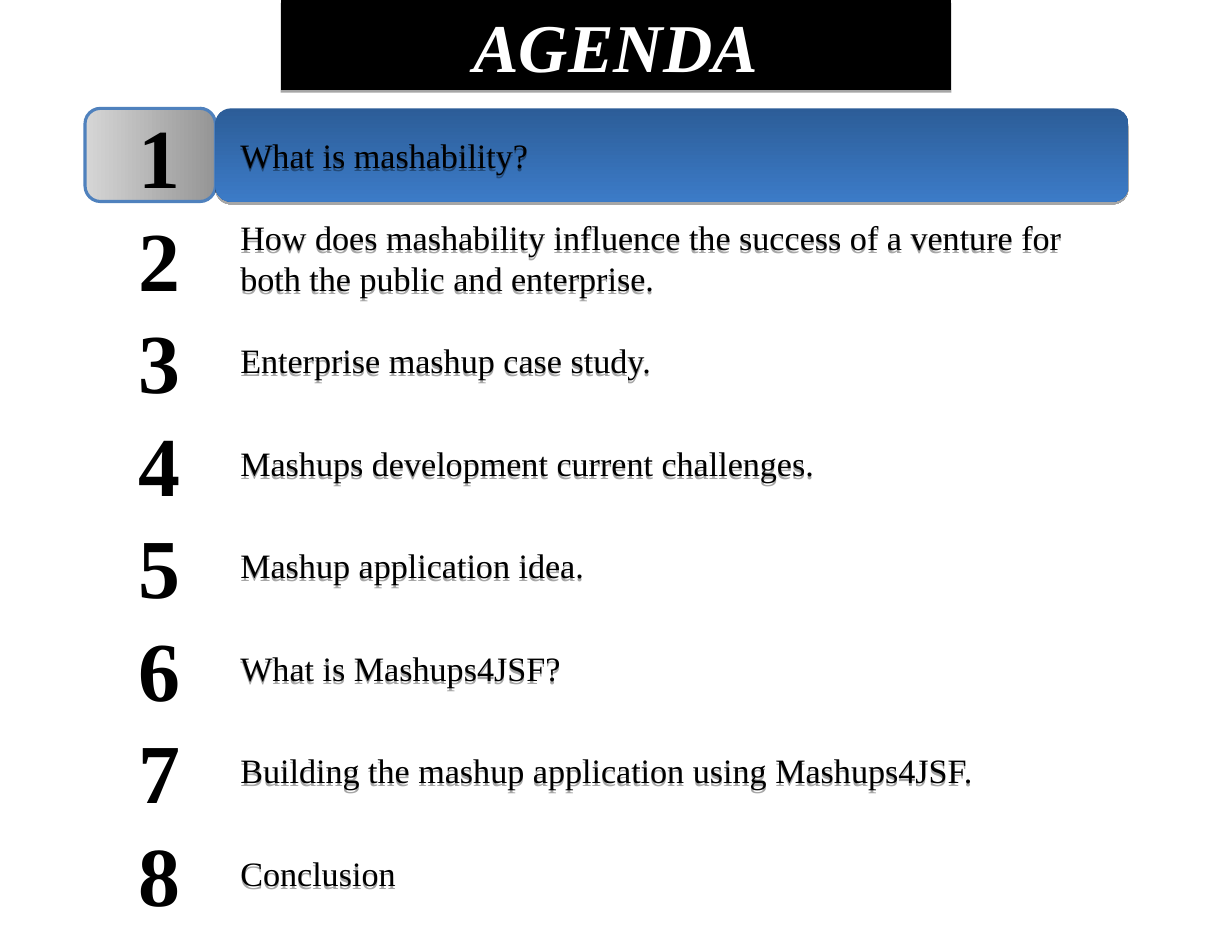
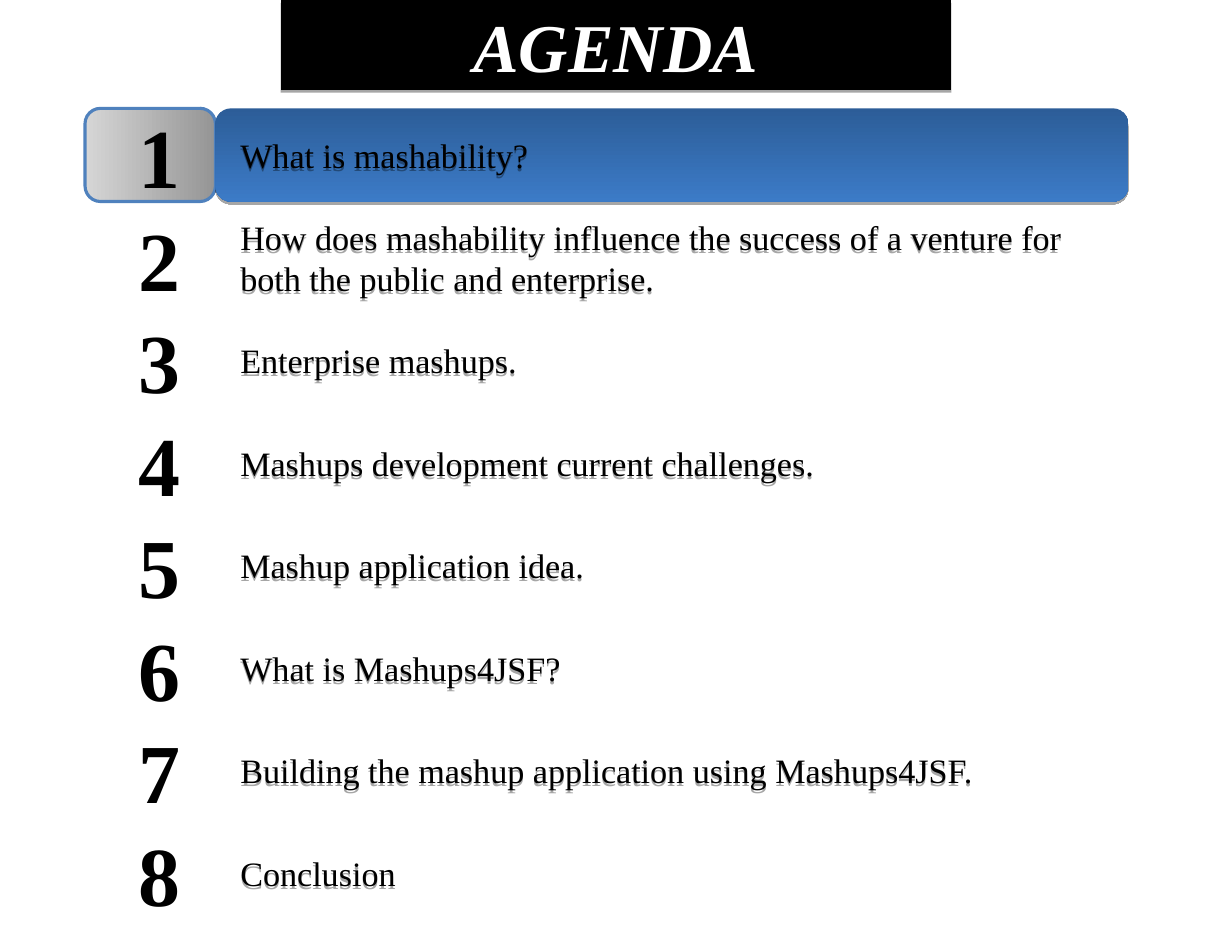
Before and after one commit to demo007/mashups4jsf, a slide deck: slide 3 of overview-architecture/JavaOne-2010/S314070_BURNS_SALEH_MASHUPS.odp. Drawn at 1232x925 pixels with LibreOffice and Linux fonts; fonts in the diff are those of the drawing. Boxes give left, top, right and bottom in pixels: in the first picture for what was removed or moved away, otherwise in the second. Text is boxed around its words. In the diff, an @@ line names an element or a change of style, - is before the commit and + after.

```diff
--- a/overview-architecture/JavaOne-2010/S314070_BURNS_SALEH_MASHUPS.odp
+++ b/overview-architecture/JavaOne-2010/S314070_BURNS_SALEH_MASHUPS.odp
@@ text in free at bbox=[240, 349, 517, 383]: text changed @@
-Enterprise mashup case study.
+Enterprise mashups.
```
Also in this commit, not shown: 11 other slides changed, 3 slides added, 2 slides removed.
